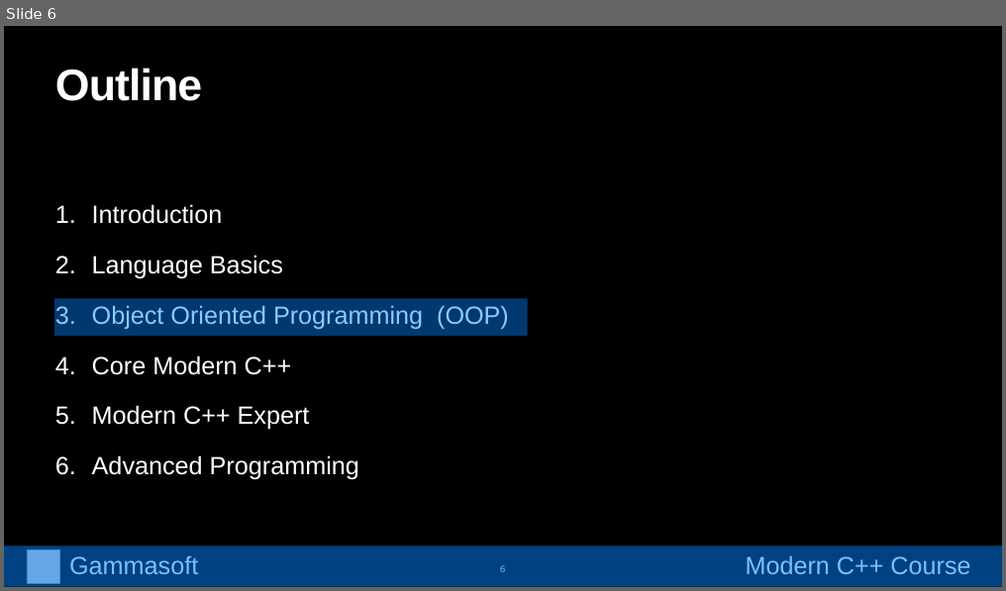
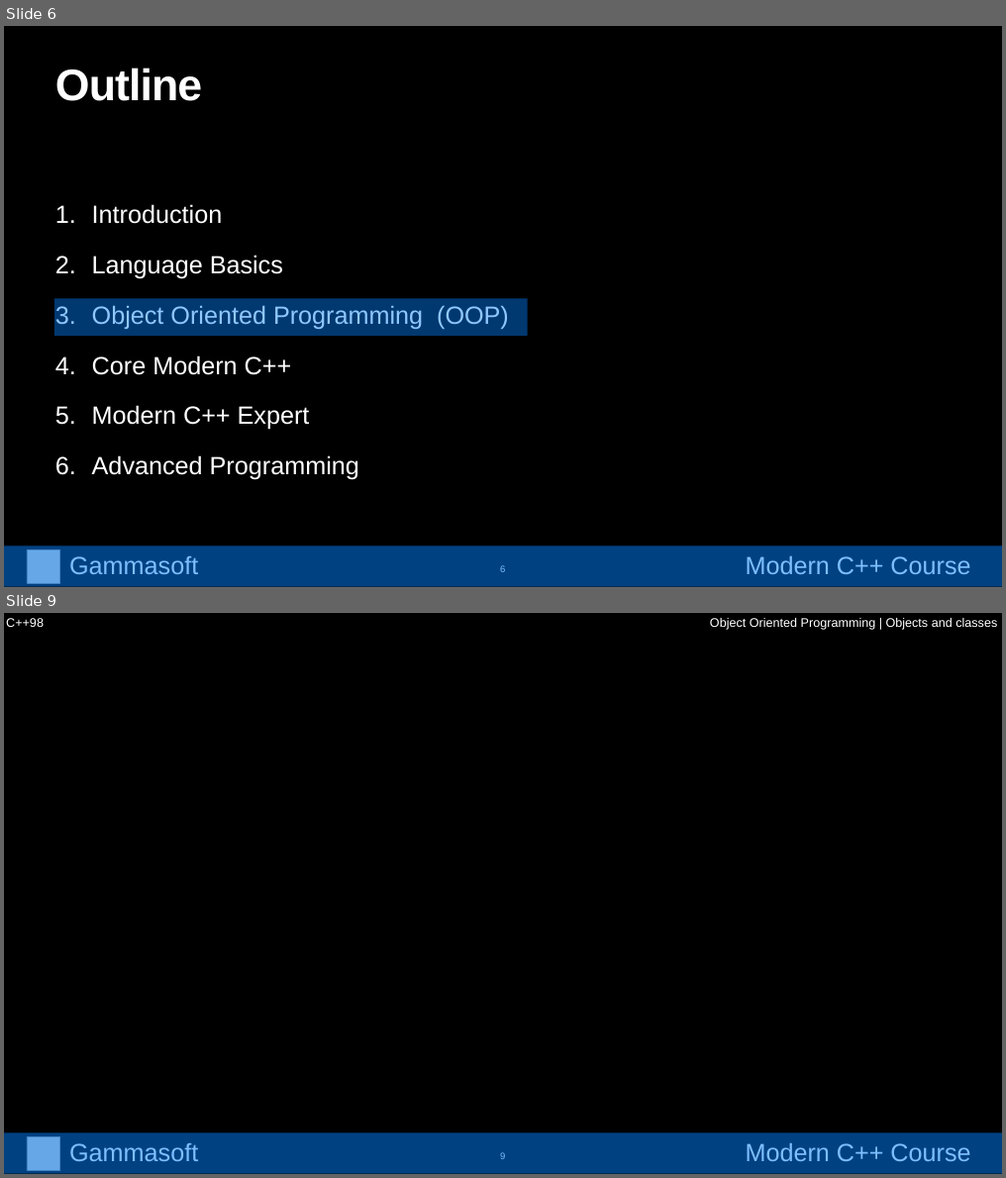
Before and after one commit to gammasoft71/cpp_modern_course, a slide deck: course/powerpoints/object_oriented_programming.pptx. Shown one above the other, each under a label of ours: slide 6 before the commit, slides 6 and 9 after it; the slides between them are not shown. The pictures are 1006x591 and 1006x1178 pixels, drawn with LibreOffice and Linux fonts; fonts in the diff are those of the drawing; grey boxes stand for pictures. Boxes give left, top, right and bottom in pixels: in the first picture for what was removed or moved away, otherwise in the second. Text is boxed around its words. In the diff, an @@ line names an element or a change of style, - is before the commit and + after.

```diff
--- a/course/powerpoints/object_oriented_programming.pptx
+++ b/course/powerpoints/object_oriented_programming.pptx
@@ slide 9 added at [4,613,1002,1174], background #000000 @@
@@ text added at [6,618,44,627], 24 pt, text #FFFFFF @@
+C++98
@@ text added at [710,618,997,630], 24 pt, text #FFFFFF @@
+Object Oriented Programming | Objects and classes
@@ group added at [4,1133,1002,1174]: 2 texts, 1 picture, 1 rectangle @@
+Gammasoft
+Modern C++ Course
@@ page number added at [500,1153,505,1159], 18 pt, text #FFFFFF @@
+9
```
Also in this commit, not shown: 2 slides changed, 31 other slides added.
